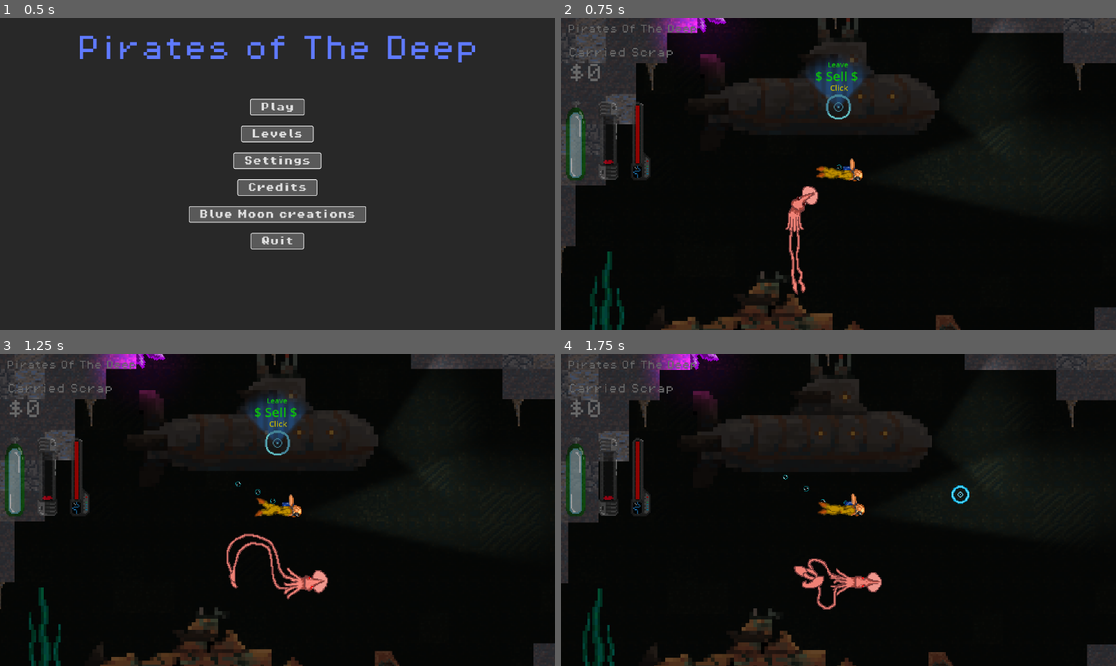
Above: before the commit, frames 1-4 (two rows, left to right).
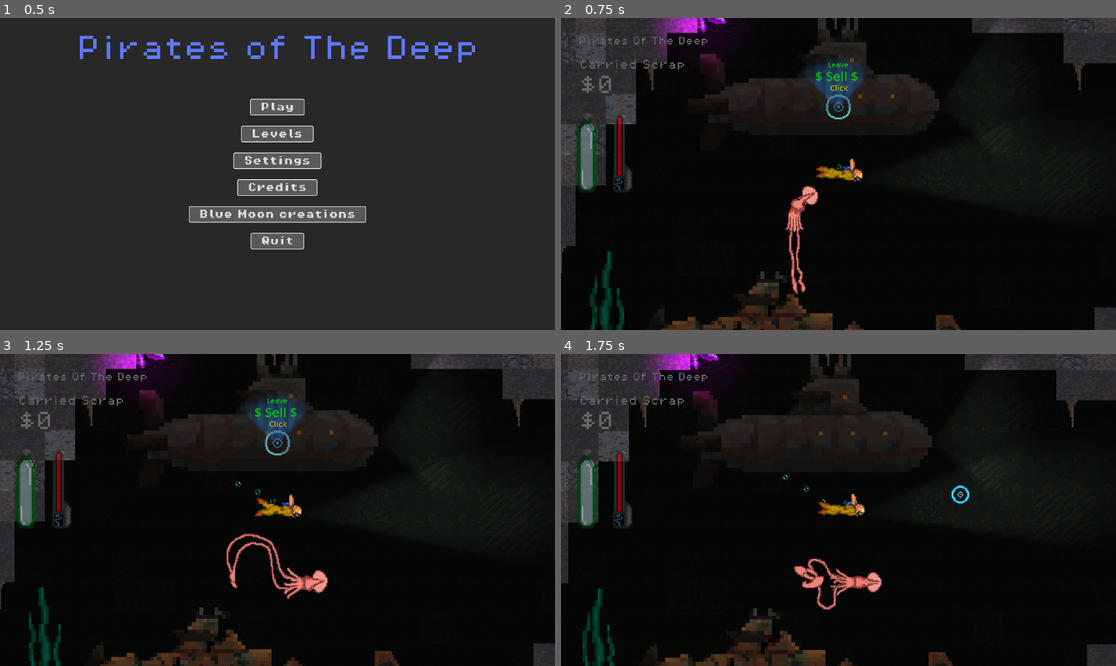
Above: after the commit, the same moments.

Repository: val-XR/GameJamApril2025
Game: Godot game, scene res://Menus/MainMenu/MainMenu.tscn
Same seed, same stepped clock (60 frames per second), same inputs: the game is played once before the commit and once after it.
Inputs (mouse positions are in pixels of both pictures, inside the frame that each line leads up to):
- Up to frame 1 (0.5 s): no input
- Up to frame 2 (0.75 s): click "Play" at 0.5 s
- Up to frame 3 (1.25 s): no input
- Up to frame 4 (1.75 s): move the mouse to (960, 494) at 1.27 s; hold Space (Test) from 1.28 s (still down); click (960, 494) at 1.42 s

Frame 1 is identical in both runs. In frame 2, 3.0% of the frame differs, in the area x 0-27%, y 2-56%; in frame 3, 3.0%; in frame 4, 3.1%.

Commit message:
Area 2d on player

Diff:
--- a/project.godot
+++ b/project.godot
@@ -41,6 +41,7 @@
 
 2d_physics/layer_1="Player"
 2d_physics/layer_2="Pus"
+2d_physics/layer_12="Enemies"
 
 [rendering]
 
--- a/scenes/player.tscn
+++ b/scenes/player.tscn
@@ -317,6 +317,10 @@
 "name": &"default",
 "speed": 1.0
 }]
+
+[sub_resource type="CapsuleShape2D" id="CapsuleShape2D_smehm"]
+radius = 2.0
+height = 20.0
 
 [node name="Player" type="CharacterBody2D"]
 z_as_relative = false
@@ -379,6 +383,7 @@
 oxygen_bar = NodePath("CanvasGroup/VBoxContainer/HBoxContainer/O2AnimatedSprite2D2")
 
 [node name="CanvasGroup" type="CanvasGroup" parent="HUD"]
+position = Vector2(23, 25)
 
 [node name="Label" type="Label" parent="HUD/CanvasGroup"]
 light_mask = 16
@@ -437,13 +442,14 @@
 
 [node name="Health AnimatedSprite2D" type="AnimatedSprite2D" parent="HUD/CanvasGroup/VBoxContainer/HBoxContainer"]
 light_mask = 16
-position = Vector2(235.839, 167.614)
+position = Vector2(141.118, 167.614)
 rotation = -1.57079
 scale = Vector2(4, 4)
 sprite_frames = SubResource("SpriteFrames_2dvfe")
 frame = 8
 
 [node name="Battery AnimatedSprite2D" type="AnimatedSprite2D" parent="HUD/CanvasGroup/VBoxContainer/HBoxContainer"]
+visible = false
 light_mask = 16
 position = Vector2(130.784, 166.046)
 rotation = -1.57079
@@ -455,6 +461,15 @@
 wait_time = 0.001
 autostart = true
 
+[node name="Area2D" type="Area2D" parent="."]
+collision_layer = 2048
+collision_mask = 2048
+
+[node name="CollisionShape2D" type="CollisionShape2D" parent="Area2D"]
+position = Vector2(2, 0)
+rotation = 1.57079
+shape = SubResource("CapsuleShape2D_smehm")
+
 [connection signal="NoAir" from="OxygenTimer" to="OxygenTimer" method="_on_no_air"]
 [connection signal="timeout" from="OxygenTimer" to="OxygenTimer" method="_on_timeout"]
 [connection signal="timeout" from="OldPos" to="OxygenTimer" method="_on_old_pos_timeout"]
Not shown: 1 places in scenes/player.tscn that only renumber resources
